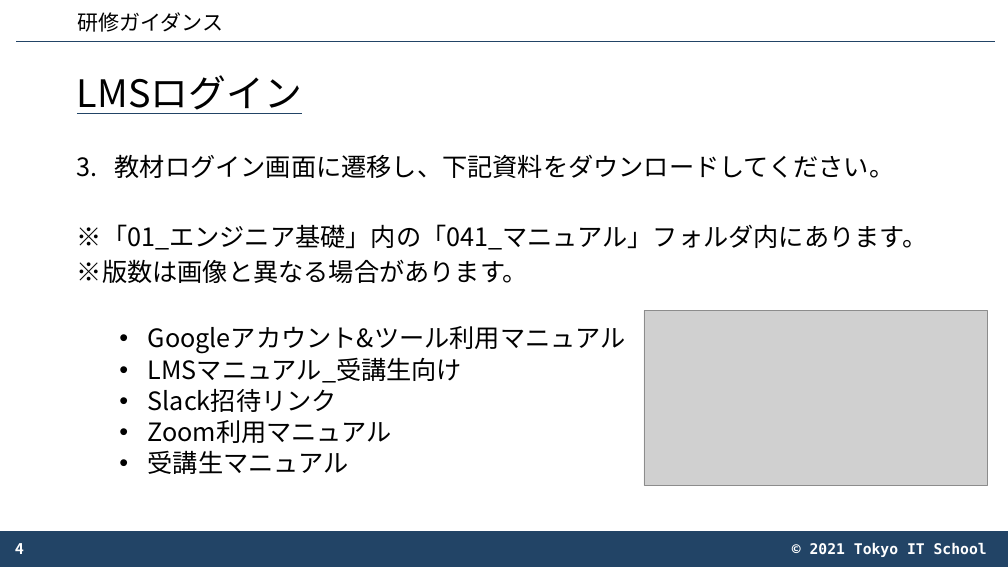
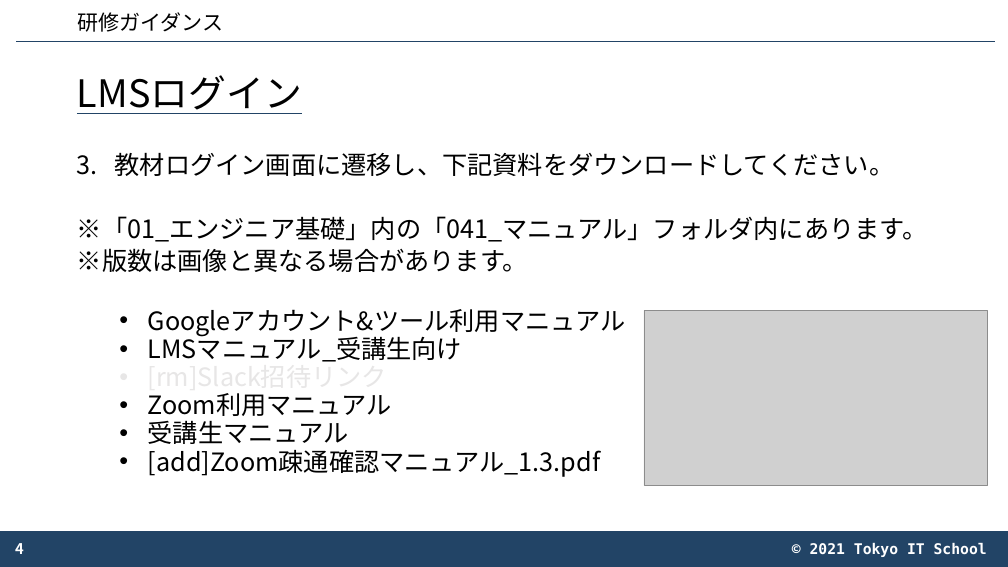
Before and after one commit to create0stance/2023FILE, a slide deck: slide 4 of 01_講義/プレ研修/002_4_6_IT入門 - 1/01_研修ガイダンス/IT入門_研修ガイダンス_講義資料_1.0.3.pptx. Drawn at 1008x567 pixels with LibreOffice and Linux fonts; fonts in the diff are those of the drawing; grey boxes stand for pictures; background and template pictures are left out. Boxes give left, top, right and bottom in pixels: in the first picture for what was removed or moved away, otherwise in the second. Text is boxed around its words. In the diff, an @@ line names an element or a change of style, - is before the commit and + after.

```diff
--- a/01_講義/プレ研修/002_4_6_IT入門 - 1/01_研修ガイダンス/IT入門_研修ガイダンス_講義資料_1.0.3.pptx
+++ b/01_講義/プレ研修/002_4_6_IT入門 - 1/01_研修ガイダンス/IT入門_研修ガイダンス_講義資料_1.0.3.pptx
@@ text at (77,152,928,444): line spacing 0.9 to 0.8 @@
@@ text at (148,360,387,362): text changed; text colour #000000 to #E7E6E6 @@
-  • Slack招待リンク
+  • [rm]Slack招待リンク
@@ text at (148,450,601,477): paragraph added @@
+  • [add]Zoom疎通確認マニュアル_1.3.pdf
```
Also in this commit, not shown: 4 other slides changed, 1 slide added, 1 slide removed, 19 other files.
